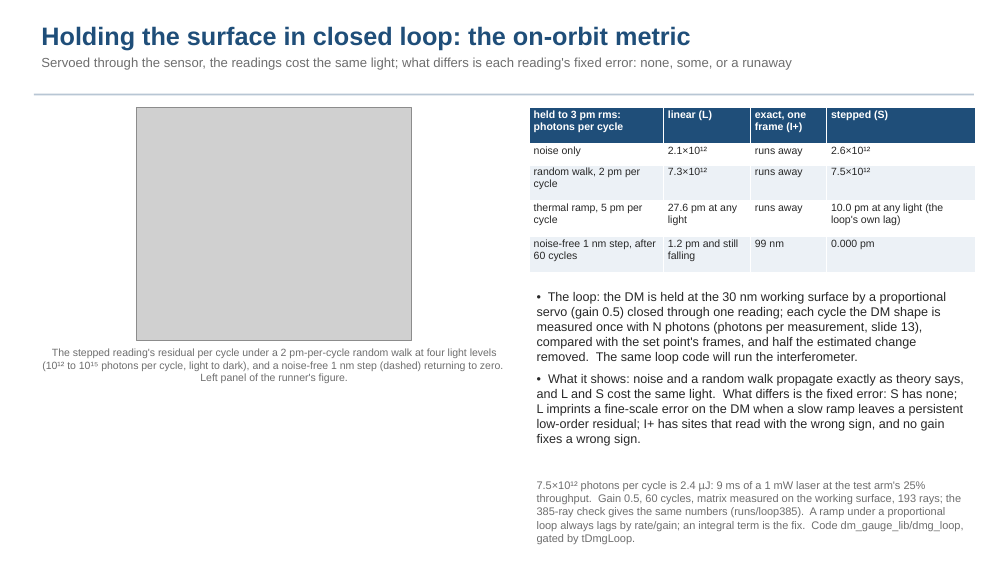
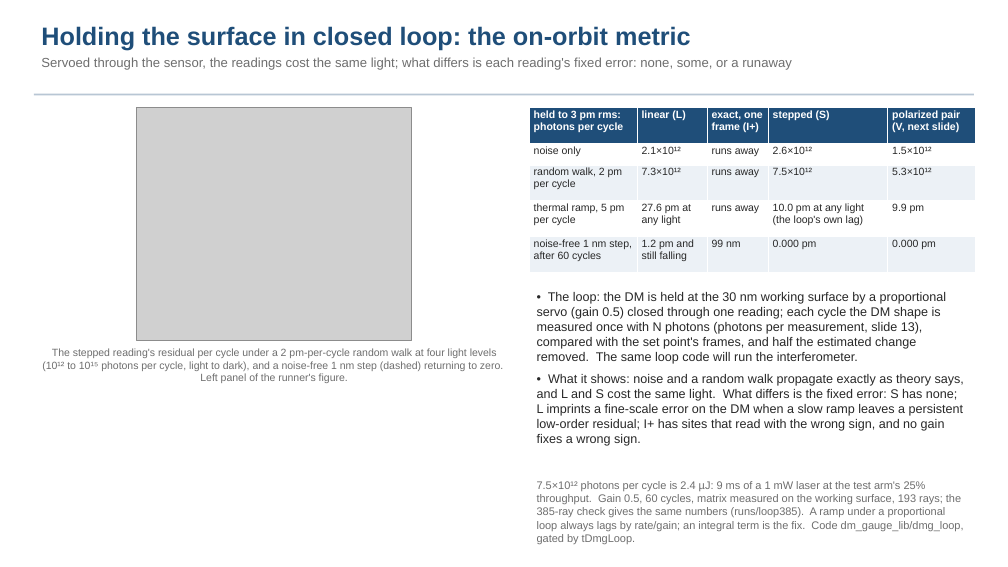
Before and after one commit to nasa-jpl/macos, a slide deck: slide 14 of demo_session/deck_zwfs.pptx. Drawn at 1008x567 pixels with LibreOffice and Linux fonts; fonts in the diff are those of the drawing; grey boxes stand for pictures. Boxes give left, top, right and bottom in pixels: in the first picture for what was removed or moved away, otherwise in the second. Text is boxed around its words. In the diff, an @@ line names an element or a change of style, - is before the commit and + after.

```diff
--- a/demo_session/deck_zwfs.pptx
+++ b/demo_session/deck_zwfs.pptx
@@ table at [529,107,976,273] @@
+column 5: polarized pair (V, next slide) | 1.5×10¹² | 5.3×10¹² | 9.9 pm | 0.000 pm
```
Also in this commit, not shown: 2 other slides changed, 1 slide added, 5 other files.
